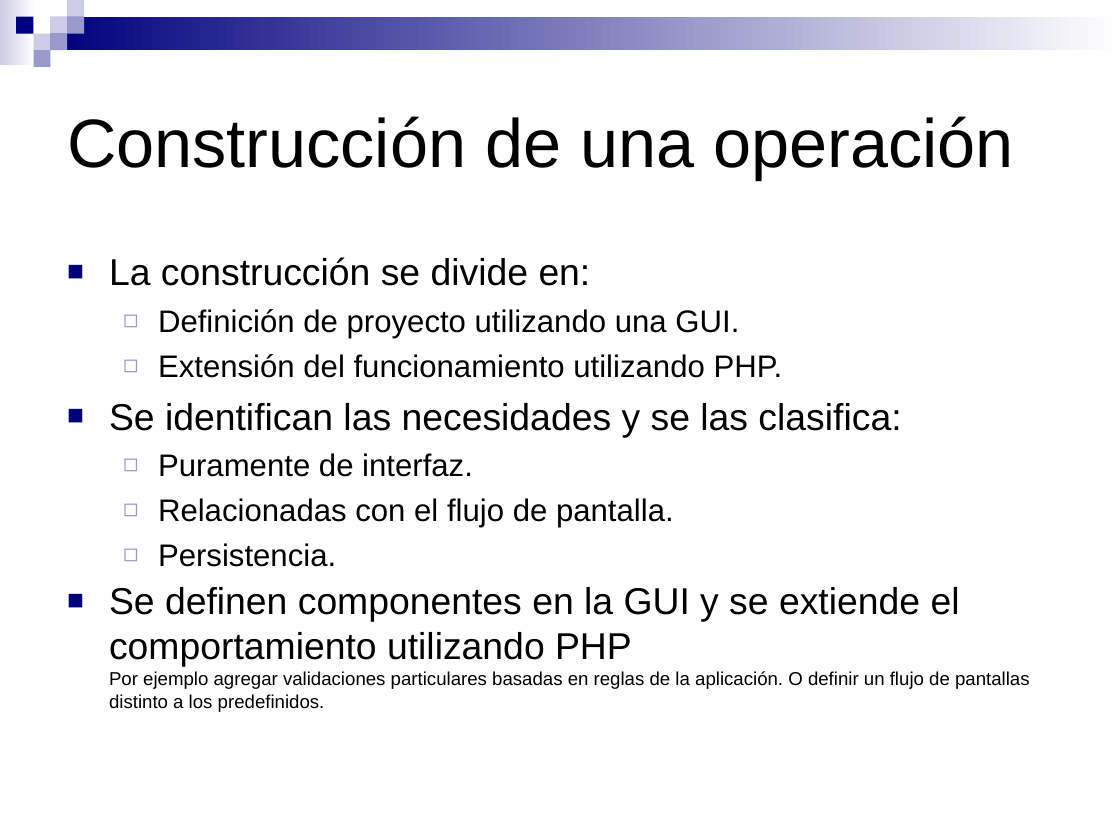
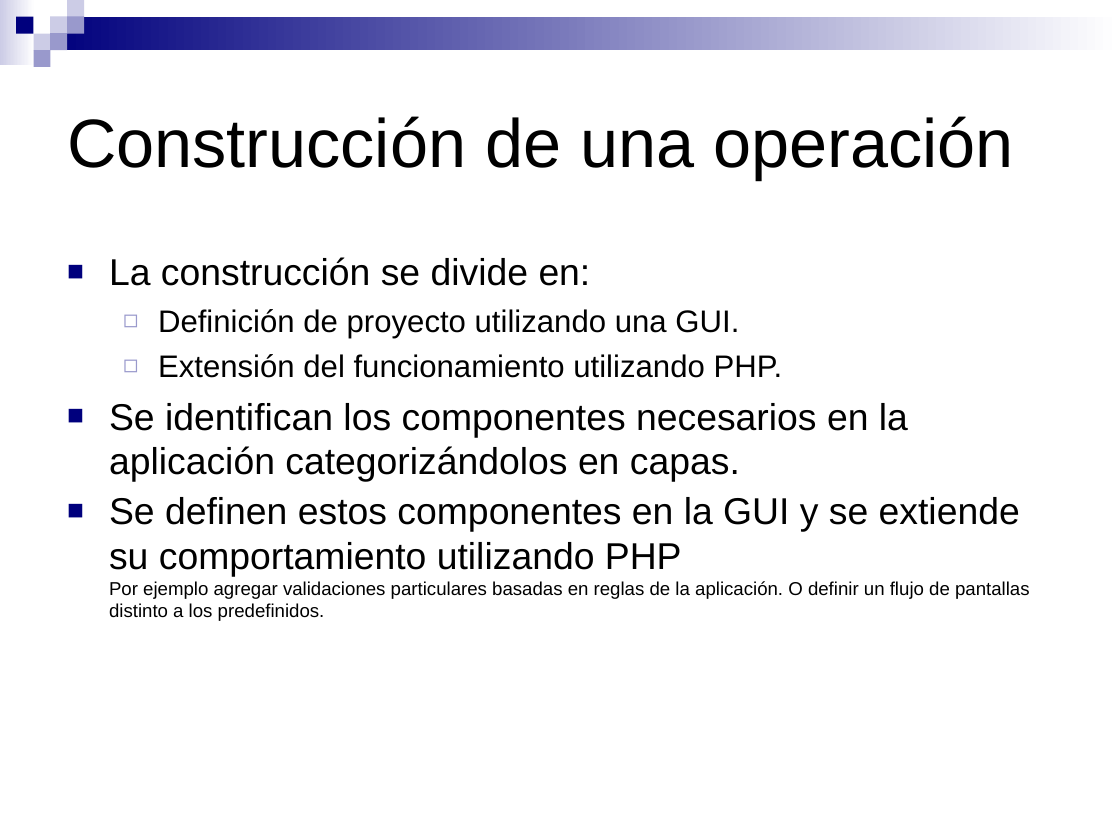
Before and after one commit to SIU-Toba/framework, a slide deck: slide 7 of doc/presentacion/Jornadas JAIIO.ppt. Drawn at 1120x840 pixels with LibreOffice and Linux fonts; fonts in the diff are those of the drawing. Boxes give left, top, right and bottom in pixels: in the first picture for what was removed or moved away, otherwise in the second. Text is boxed around its words. In the diff, an @@ line names an element or a change of style, - is before the commit and + after.

```diff
--- a/doc/presentacion/Jornadas JAIIO.ppt
+++ b/doc/presentacion/Jornadas JAIIO.ppt
@@ text at box(109, 403, 1030, 621): text changed; size 12 to 24 pt @@
-■ Se identifican las necesidades y se las clasifica:
-  ◻ Puramente de interfaz.
-  ◻ Relacionadas con el flujo de pantalla.
-  ◻ Persistencia.
-■ Se definen componentes en la GUI y se extiende el comportamiento utilizando PHP
-  Por ejemplo agregar validaciones particulares basadas en reglas de la aplicación. O definir un flujo de pantallas distinto a los predefinidos.
+■ Se identifican los componentes necesarios en la aplicación categorizándolos en capas.
+■ Se definen estos componentes en la GUI y se extiende su comportamiento utilizando PHP
+  Por ejemplo agregar validaciones particulares basadas en reglas de la aplicación. O definir un flujo de pantallas distinto a los predefinidos.
```
Also in this commit, not shown: 5 other slides changed, 1 slide added, 1 slide removed, 16 other files.
